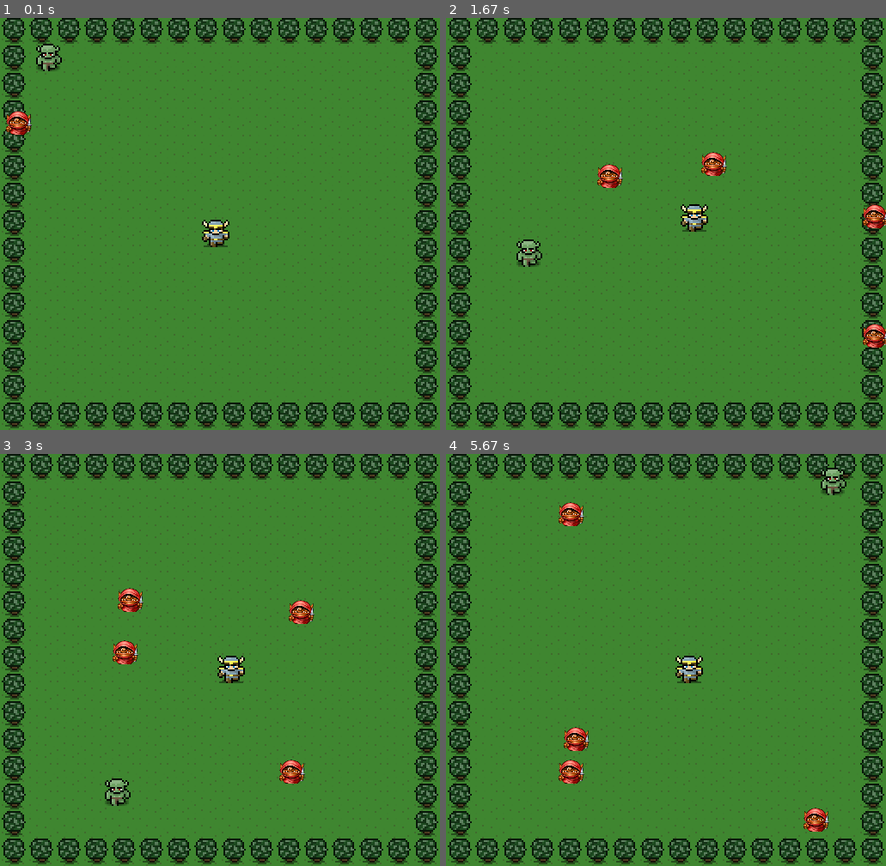
Above: before the commit, frames 1-4 (two rows, left to right).
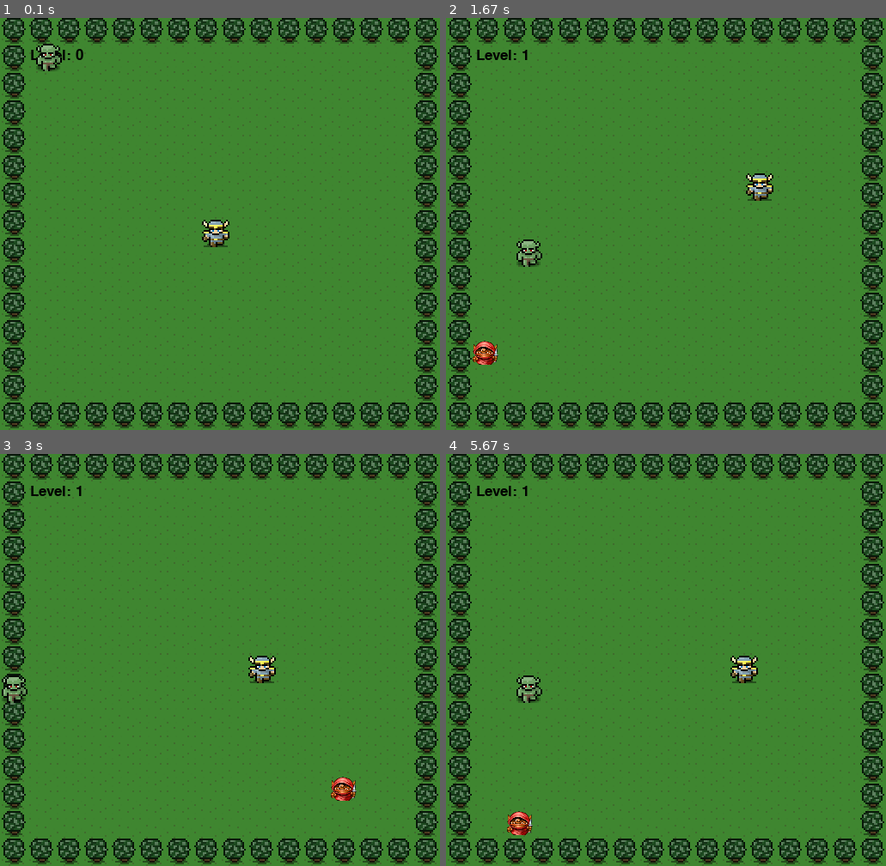
Above: after the commit, the same moments.

Repository: mtnzorro/digita_crafts_week3_python_pygame_monster_game
Game: pygame game, started from monster_game.py
Two runs of this game, one before a commit and one after it. Both use one fixed random seed, a clock stepped at 60 frames per second and the inputs below. The source is Python 2; it was converted automatically to run under Python 3.
Inputs:
- Up to frame 1 (0.1 s): no input
- Up to frame 2 (1.67 s): tap Enter at 0.33 s; hold Right 0.67-1.13 s; hold Up 1.17-1.47 s; hold Right from 1.5 s (still down)
- Up to frame 3 (3 s): release Right at 1.97 s; hold Left 2-2.53 s; hold Down 2.57-2.87 s; hold Left from 2.9 s (still down)
- Up to frame 4 (5.67 s): release Left at 3.3 s; hold Up 3.33-3.7 s; hold Right 3.73-4.37 s; hold Down 4.4-4.77 s; hold Left 4.8-5.27 s; hold Right from 5.3 s (still down)

The runs differ from the first frame. In frame 1, 0.4% of the frame differs, in the area x 1-19%, y 7-29%; in frame 2, 2.1%; in frame 3, 2.8%; in frame 4, 2.8%, in the area x 7-92%, y 3-93%.

Commit message:
Adds a level function and prints to screen.  Upon catching a monster, the level_up method is called to change the level, and a goblin is appended to the goblin list

Diff:
--- a/monster_game.py
+++ b/monster_game.py
@@ -73,6 +73,8 @@
         self.speed_x = 0
         self.speed_y = 0
         self.img = pygame.image.load("images/hero.png").convert_alpha()
+        self.count = 0
+        self.level = 'Level: 0'
 
     def move(self, width, height):
         self.x += self.speed_x
@@ -92,13 +94,13 @@
                 # activate the cooresponding speeds
                 # when an arrow key is pressed down
                 if event.key == KEY_DOWN:
-                    self.speed_y = 1
+                    self.speed_y = 3
                 elif event.key == KEY_UP:
-                    self.speed_y = -1
+                    self.speed_y = -3
                 elif event.key == KEY_LEFT:
-                    self.speed_x = -1
+                    self.speed_x = -3
                 elif event.key == KEY_RIGHT:
-                    self.speed_x = 1
+                    self.speed_x = 3
             if event.type == pygame.KEYUP:
                 # deactivate the cooresponding speeds
                 # when an arrow key is released
@@ -130,6 +132,11 @@
         self.speed_x = 0
         self.speed_y = 0
 
+    def level_up(self, level):
+        self.count += 1
+        self.level = 'Level: %d' % self.count
+
+
 
 class Monster(Enemy):
     def __init__(self):
@@ -170,6 +177,8 @@
     blue_color = (97, 159, 182)
     game_over = False
     goblin_win = False
+    level= 0
+    level_str = '%d' % level
 
     # initialize the pygame framework
     pygame.init()
@@ -196,17 +205,18 @@
     change_dir_counter_monst = 120
     change_dir_counter_gob = 180
 
+
+
     #calling instances of Characters
     monster = Monster()
     hero = Hero()
-    goblin_list = [
-            Goblin(),
-            Goblin(),
-            Goblin(),
-            Goblin()
-            ]
+    goblin_list = []
     #background image
     bkgr_image = pygame.image.load('images/background.png').convert_alpha()
+
+    #level counter
+
+    # screen.blit(level_cnt, (50, 100))
 
     #time
     # now = time.time()
@@ -228,6 +238,13 @@
 
             if event.type == pygame.KEYDOWN:
                 if event.key == ENTER:
+                    if goblin_win == False:
+                        goblin_list.append(Goblin())
+                        hero.level_up(level)
+
+                        print level
+                    else:
+                        pass
                     game_over = False
                     goblin_win = False
                     monster.respawn(width, height)
@@ -267,6 +284,10 @@
 
         screen.blit(bkgr_image, (0, 0))
 
+        font = pygame.font.Font(None, 25)
+        level_cnt = font.render(hero.level, True, (0, 0, 0))
+        screen.blit(level_cnt, (35, 35))
+
         #renders hero image
 
 
@@ -276,12 +297,14 @@
             if goblin_win == True:
                 font = pygame.font.Font(None, 25)
                 text = font.render('THE GOBLIN GOT YOU!!! Hit ENTER to play again!', True, (0, 0, 0))
-                screen.blit(text, (80, 230))
+                screen.blit(text, (50, 230))
             else:
                 font = pygame.font.Font(None, 25)
                 text = font.render('Hit ENTER to play again!', True, (0, 0, 0))
                 screen.blit(text, (150, 230))
 
+                # level += 1
+
         else:
              monster.render(screen)
              for goblin in goblin_list:
